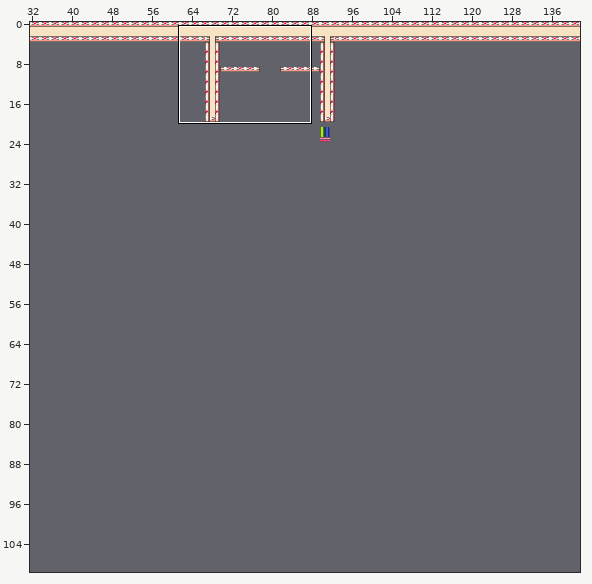
A Tiled map (JSON) gets an edit: assets/art/Levels/level4.json. The picture above shows the old version from afar; the outline marks the close-up.
Close-up. Before:
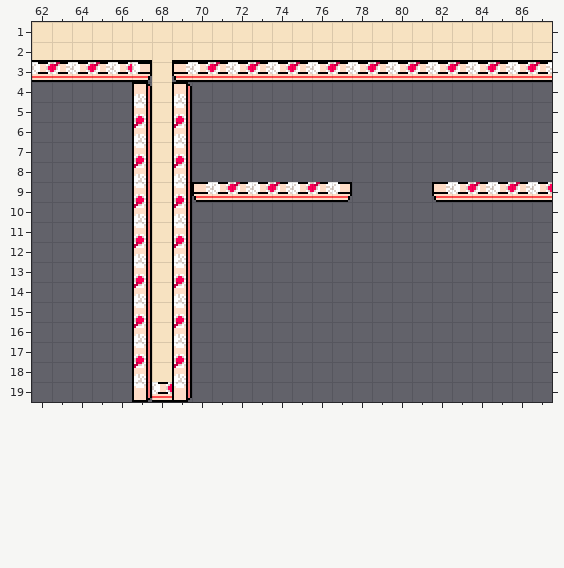
Cells are 10x10 px. Shown: x 62..87, y 1..19. The commit also changed other parts of the map, which this record leaves out.
And afterwards:
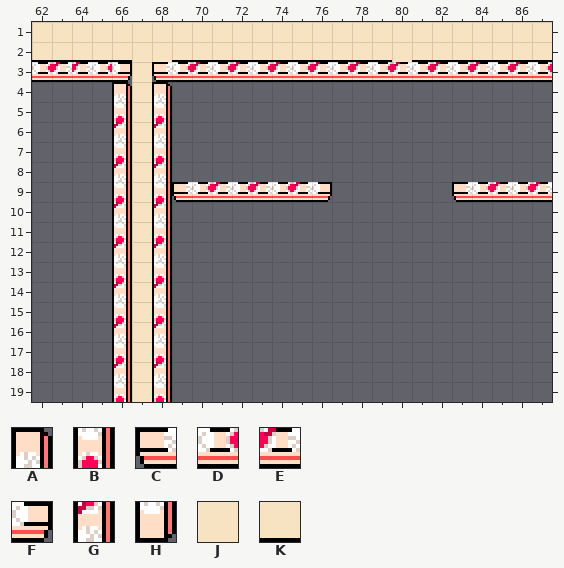
Key: from "TileSet": A 40, B 50, C 51, D 52, E 53, F 54, G 60, H 70, J 72, K 82.
_ is an empty cell, . an unchanged one.
The exact change:
--- layer "Walls"
@@ x 64..87 @@
- 2 ...K............K.......
- 3 DEDFJCDEDEDEDEDEDEDEDEDE
- 4 .._AJA..................
- 5 .._BJB..................
- 6 .._GJG..................
- 7 .._BJB..................
- 8 .._GJG..................
- 9 .._BJBCDEDEDEF....CDEDED
-10 .._GJG..................
-11 .._BJB..................
-12 .._GJG..................
-13 .._BJB..................
-14 .._GJG..................
-15 .._BJB..................
-16 .._GJG..................
-17 .._BJB..................
-18 .._GJG..................
-19 .._HDH..................
+ 2 ...J............J.......
+ 3 EDFJCDEDEDEDEDEDEDEDEDED
+ 4 ..AJA_..................
+ 5 ..BJB_..................
+ 6 ..GJG_..................
+ 7 ..BJB_..................
+ 8 ..GJG_..................
+ 9 ..BJBCDEDEDEF_...._CDEDE
+10 ..GJG_..................
+11 ..BJB_..................
+12 ..GJG_..................
+13 ..BJB_..................
+14 ..GJG_..................
+15 ..BJB_..................
+16 ..GJG_..................
+17 ..BJB_..................
+18 ..GJG_..................
+19 ..BJB_..................
Where, in picture pixels (left, top, right, bottom), the same in both close-ups:
changed: (72, 60, 552, 402)
